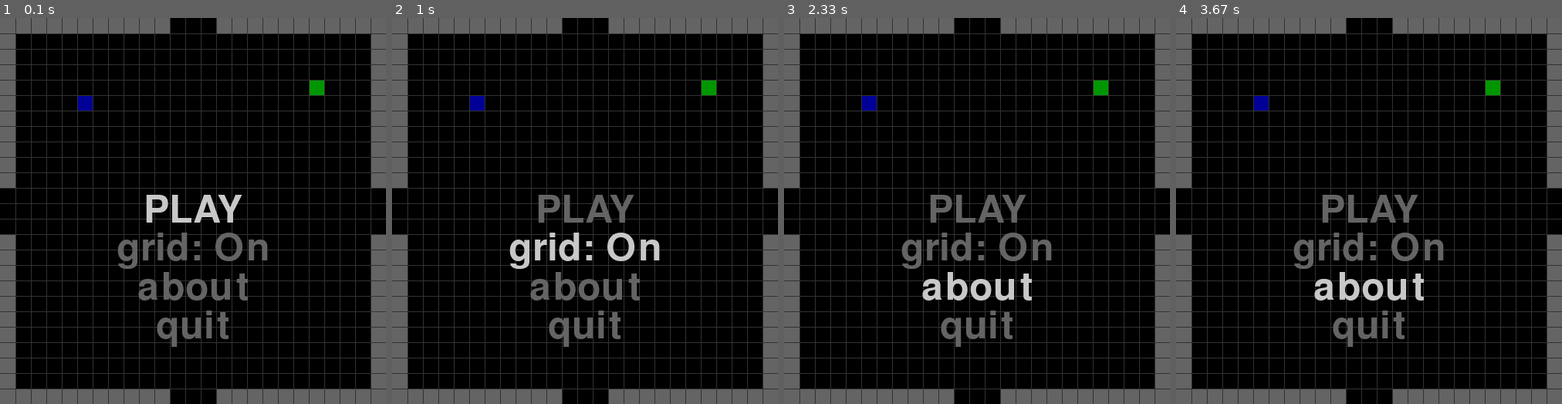
Above: before the commit, frames 1-4 (left to right).
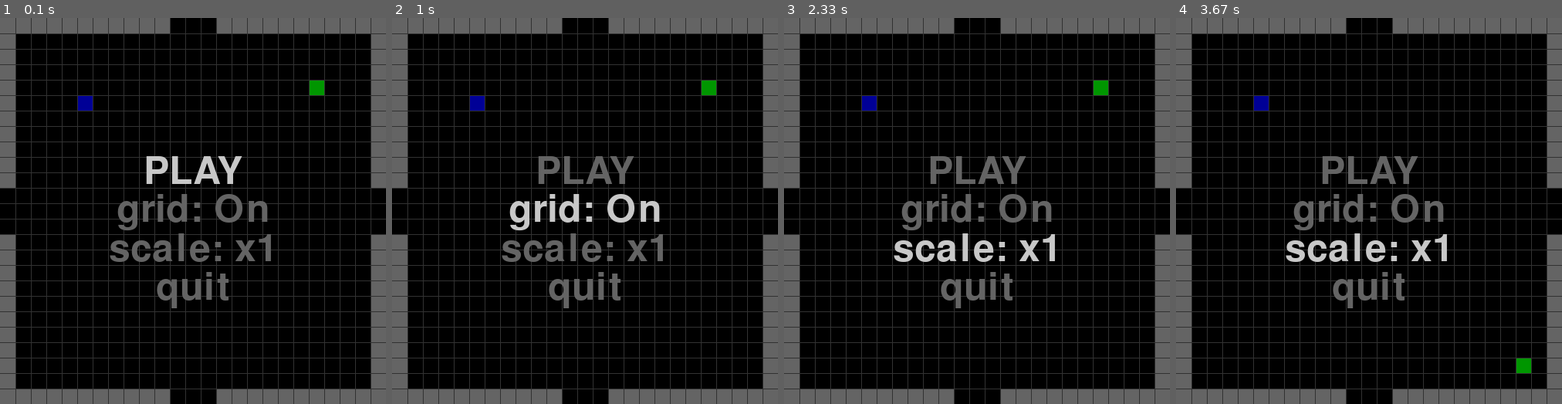
Above: after the commit, the same moments.

Repository: goserg/Snake_pygame
Game: pygame game, started from src/Main.py
Two runs of this game, one before a commit and one after it. Both use one fixed random seed, a clock stepped at 60 frames per second and the inputs below.
Inputs:
- Up to frame 1 (0.1 s): no input
- Up to frame 2 (1 s): hold Down from 0.9 s (still down)
- Up to frame 3 (2.33 s): release Down at 1.37 s; hold Up 1.83-2.2 s
- Up to frame 4 (3.67 s): tap Space at 3.33 s

The runs differ from the first frame. In frame 1, 5.8% of the frame differs, in the area x 28-71%, y 35-86%; in frame 2, 6.2%; in frame 3, 6.2%; in frame 4, 6.5%, in the area x 28-92%, y 16-92%.

Commit message:
added scale switch

Diff:
--- a/src/Main.py
+++ b/src/Main.py
@@ -4,7 +4,6 @@
 from Border import Border
 from Menu import Menu
 from utils.Controller import Controller
-from utils.JoystickController import JoystickController
 import pygame
 
 scale = 1
@@ -62,6 +61,17 @@
                 elif menu.get_state() == 1:
                     menu.switch_grid()
                     to_draw = True
+                elif menu.get_state() == 2:
+                    menu.switch_scale()
+                    scale = menu.scale
+                    cell_size = int(20 * scale)
+                    window_size = int(500 * scale)
+                    win = pygame.display.set_mode((window_size, window_size))
+                    border = Border(window_size, cell_size)
+                    snake = Snake(window_size, cell_size, color=(0, 0, 150))
+                    grid = Grid(window_size, cell_size, color=(50, 50, 50))
+                    food = Food(window_size, cell_size, snake, border, color=(0, 150, 0))
+                    to_draw = True
                 elif menu.get_state() == 3:
                     run = False
         elif controller.is_pause_pressed():
--- a/src/Menu.py
+++ b/src/Menu.py
@@ -11,19 +11,24 @@
         self.state = 0
         self.controller = Controller()
         self.grid = "On"
+        self.scale = 1
 
     def draw(self, surface):
-        self.message_display('PLAY', surface, self.selected_color if self.state == 0 else self.shaded_color, 0)
-        self.message_display('grid: {}'.format(self.grid), surface, self.selected_color if self.state == 1 else self.shaded_color, 1)
-        self.message_display('about', surface, self.selected_color if self.state == 2 else self.shaded_color, 2)
-        self.message_display('quit', surface, self.selected_color if self.state == 3 else self.shaded_color, 3)
+        self.message_display('PLAY', surface,
+                             self.selected_color if self.state == 0 else self.shaded_color, -1)
+        self.message_display('grid: {}'.format(self.grid), surface,
+                             self.selected_color if self.state == 1 else self.shaded_color, 0)
+        self.message_display('scale: x{}'.format(self.scale), surface,
+                             self.selected_color if self.state == 2 else self.shaded_color, 1)
+        self.message_display('quit', surface,
+                             self.selected_color if self.state == 3 else self.shaded_color, 2)
 
     def message_display(self, text, surface, color, n):
         size = int(50 * self.scale)
         font = pygame.font.Font('freesansbold.ttf', size)
         text_surf = font.render(text, True, color)
         text_rect = text_surf.get_rect()
-        text_rect.center = ((self.window_size / 2), (self.window_size / 2) + n * size)
+        text_rect.center = ((self.window_size * self.scale/ 2), (self.window_size * self.scale / 2) + n * size)
         surface.blit(text_surf, text_rect)
         pygame.display.update()
 
@@ -41,6 +46,9 @@
             return
         self.grid = "On"
 
+    def switch_scale(self):
+        self.scale = 1 if self.scale == 1.5 else 1.5
+
     def switch_up(self):
         if self.state == 0:
             self.state = 3
